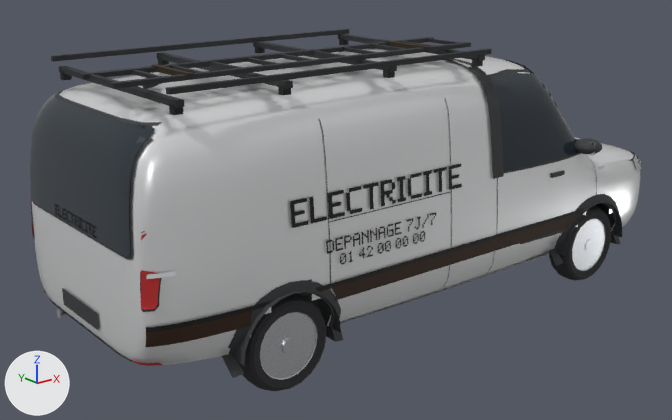
The glTF model assets/fleet/pro_elec.glb: old version first, new version second.
Camera for both pictures: a 50 mm lens placed at (-4.69, -5.37, 2.94), pointed at (-0.29, 0.12, 0.75). Every picture has the same lights, and +X, +Y and +Z are marked at lower left. The older version comes first. Where no turn or scale is listed for an object, it has been applied to the vertices.

The scene before the commit, as lines of its bpy script (objects in view):
```python
me_rearglass = bpy.data.meshes.new('RearGlass')
me_rearglass.from_pydata(...)  # 447 vertices, 727 faces; spans x -2.49..-2.257, y -0.742..0.742, z 1.089..1.822
me_rearglass.materials.append(mat_glass)  # dark blue #273038
me_rgframe = bpy.data.meshes.new('RgFrame')
me_rgframe.from_pydata(...)  # 463 vertices, 757 faces; spans x -2.49..-2.2, y -0.76..0.76, z 1.07..1.83
me_rgframe.materials.append(mat_det)  # dark grey #353638
me_wheelfr_tire = bpy.data.meshes.new('WheelFR_tire')
me_wheelfr_tire.from_pydata(...)  # 432 vertices, 768 faces; spans x -0.33..0.33, y -0.102..0.102, z -0.33..0.33
# faces by material slot: [320, 436, 12]
me_wheelfr_tire.materials.append(mat_tire)  # black #2c2c2f
me_wheelfr_tire.materials.append(mat_rim)  # light grey #dadde1
me_wheelfr_tire.materials.append(mat_det)  # dark grey #353638
ob_rearglass = bpy.data.objects.new('RearGlass', me_rearglass)
ob_rearglass.location = (0.0, 0.0, 0.0)
ob_rgframe = bpy.data.objects.new('RgFrame', me_rgframe)
ob_rgframe.location = (0.0, 0.0, 0.0)
ob_wheelfr = bpy.data.objects.new('WheelFR', me_wheelfr_tire)
ob_wheelfr.location = (1.58, -0.842, 0.33)
# also in view: 'ProAccent-1' at (-0.5, -0.9, 0.67); 'RackRail-1' at (-0.92, -0.8, 2.03); 'LadderRail1' at (-0.95, -0.08, 2.04); 'ArchTrim-1' at (1.58, -0.87, 0.51); 'PlateR' at (-2.51, 0.0, 0.54)
```
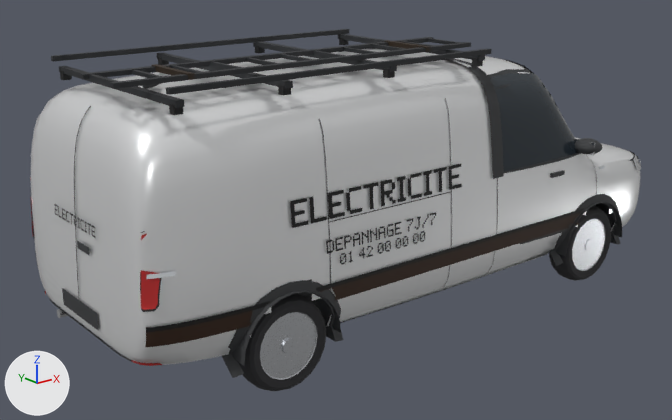
Where the change shows, as pixel boxes (x1, y1, x2, y2) in the pictures (672 x 420 px):
'RearGlass', deleted: before (30, 94, 155, 257)
'RgFrame', deleted: before (30, 90, 162, 260)
'RearDoorSeam', added: after (74, 106, 91, 306)
'RearHandle', added: after (77, 241, 89, 255)

The change, as a list of edits to the scene's bpy script:
```text
Add me_rearhandle:
    me_rearhandle.from_pydata([(-2.5, -0.03, 0.964), (-2.5, -0.056, 0.964), (-2.5, -0.081, 0.964), (-2.5, -0.107, 0.964), (-2.5, -0.133, 0.964), (-2.5, -0.159, 0.964), (-2.5, -0.184, 0.964), (-2.5, -0.21, 0.964), (-2.498, -0.21, 1.014), (-2.498, -0.184, 1.014), (-2.498, -0.159, 1.014), (-2.498, -0.133, 1.014), (-2.498, -0.107, 1.014), (-2.498, -0.081, 1.014), (-2.498, -0.056, 1.014), (-2.498, -0.03, 1.014), (-2.499, -0.06, 0.994)], [], [(8, 6, 7), (6, 8, 9), (10, 4, 5), (4, 10, 11), (9, 5, 6), (5, 9, 10), (12, 2, 3), (2, 12, 13), (16, 0, 1), (0, 16, 15), (15, 16, 14), (1, 2, 16), (13, 16, 2), (16, 13, 14), (11, 3, 4), (3, 11, 12)])
    me_rearhandle.materials.append(mat_det)  # dark grey #353638
Add me_reardoorseam:
    me_reardoorseam.from_pydata(...)  # 104 vertices, 102 faces; spans x -2.508..-2.322, y -0.006..0.006, z 0.557..1.84
    me_reardoorseam.materials.append(mat_det)  # dark grey #353638
Remove ob_rearglass:
    ob_rearglass = bpy.data.objects.new('RearGlass', me_rearglass)
    ob_rearglass.location = (0.0, 0.0, 0.0)
Remove ob_rgframe:
    ob_rgframe = bpy.data.objects.new('RgFrame', me_rgframe)
    ob_rgframe.location = (0.0, 0.0, 0.0)
Add ob_rearhandle:
    ob_rearhandle = bpy.data.objects.new('RearHandle', me_rearhandle)
    ob_rearhandle.location = (0.0, 0.0, 0.0)
Add ob_reardoorseam:
    ob_reardoorseam = bpy.data.objects.new('RearDoorSeam', me_reardoorseam)
    ob_reardoorseam.location = (0.0, 0.0, 0.0)
```
